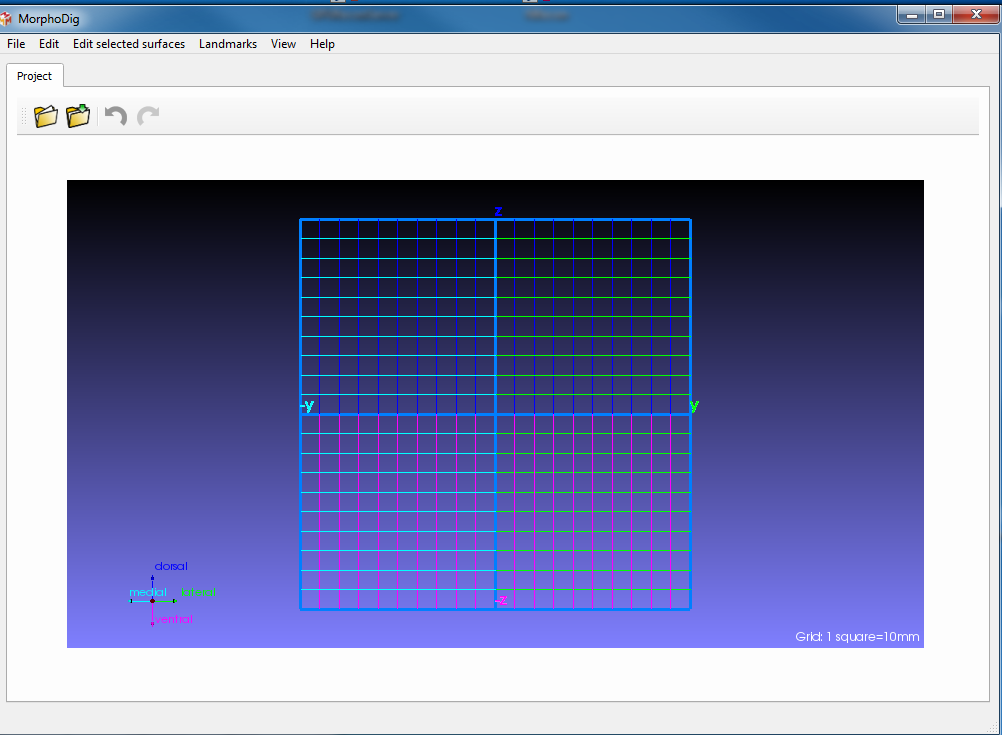
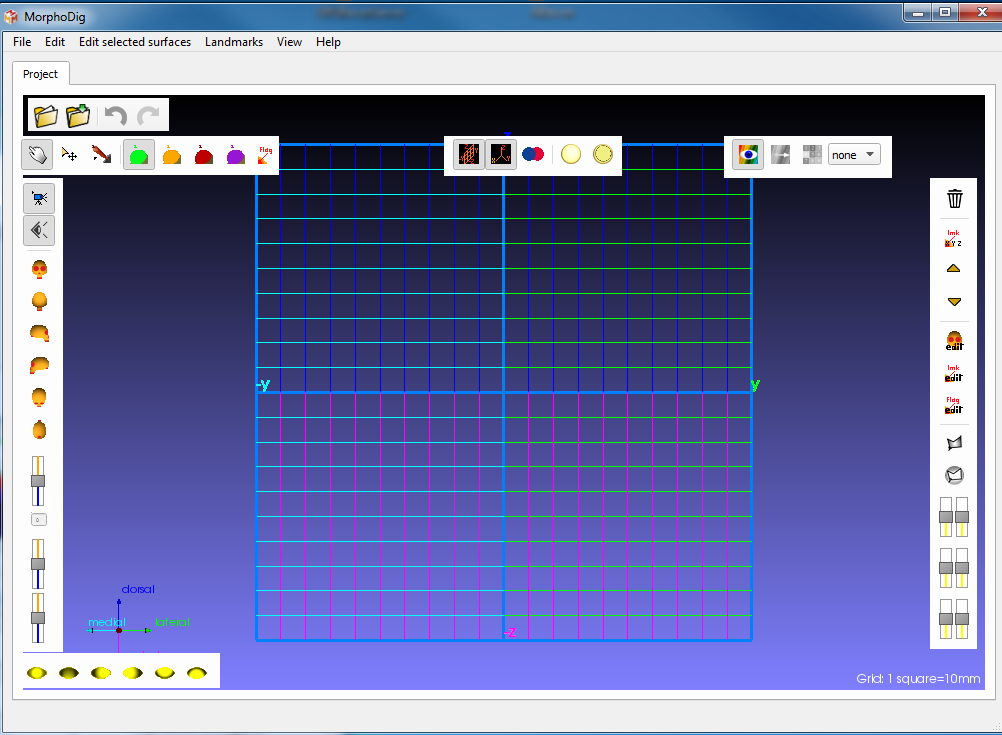
Revision of a layered 1002×735 image; what changed, layer by layer:
showed "5Objects" over [left=939, top=189, right=969, bottom=639]
showed "6Scalars" over [left=732, top=139, right=881, bottom=170]
showed "7Camera" over [left=23, top=183, right=55, bottom=643]
showed "2Interaction" over [left=21, top=139, right=272, bottom=170]
showed "3Display" over [left=453, top=139, right=613, bottom=170]
showed "4Light" over [left=27, top=667, right=207, bottom=679]
added layer "Calque 2" above "Calque 1" over [left=0, top=0, right=1002, bottom=735]
painted on "Calque 1" over [left=17, top=100, right=179, bottom=132]
